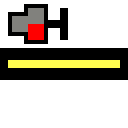
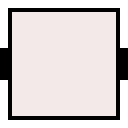
Before/after of a 128x128 layered artwork. What changed in the layer stack:
showed group "Block State" (1 layers) over (x1=8, y1=8, x2=120, y2=120)
added layer "Layer 13" in group "Block State" over (x1=8, y1=8, x2=120, y2=120)
hid group "Dwarf Signal" (4 layers) over (x1=8, y1=4, x2=120, y2=80)
